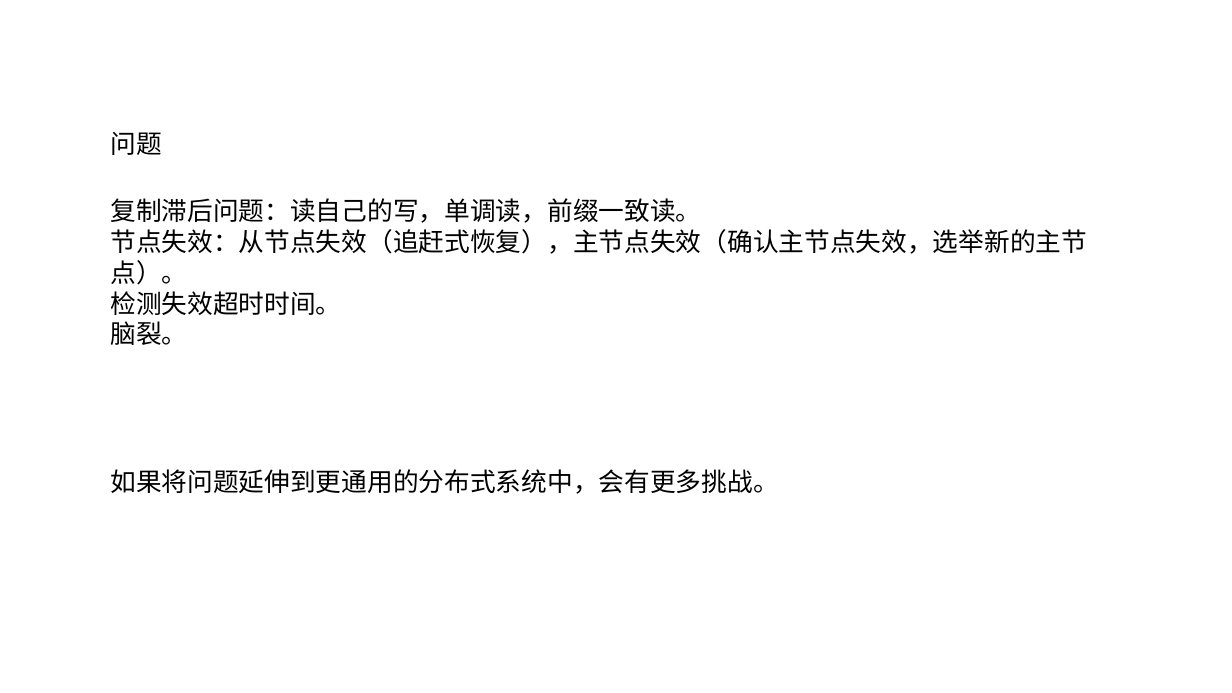
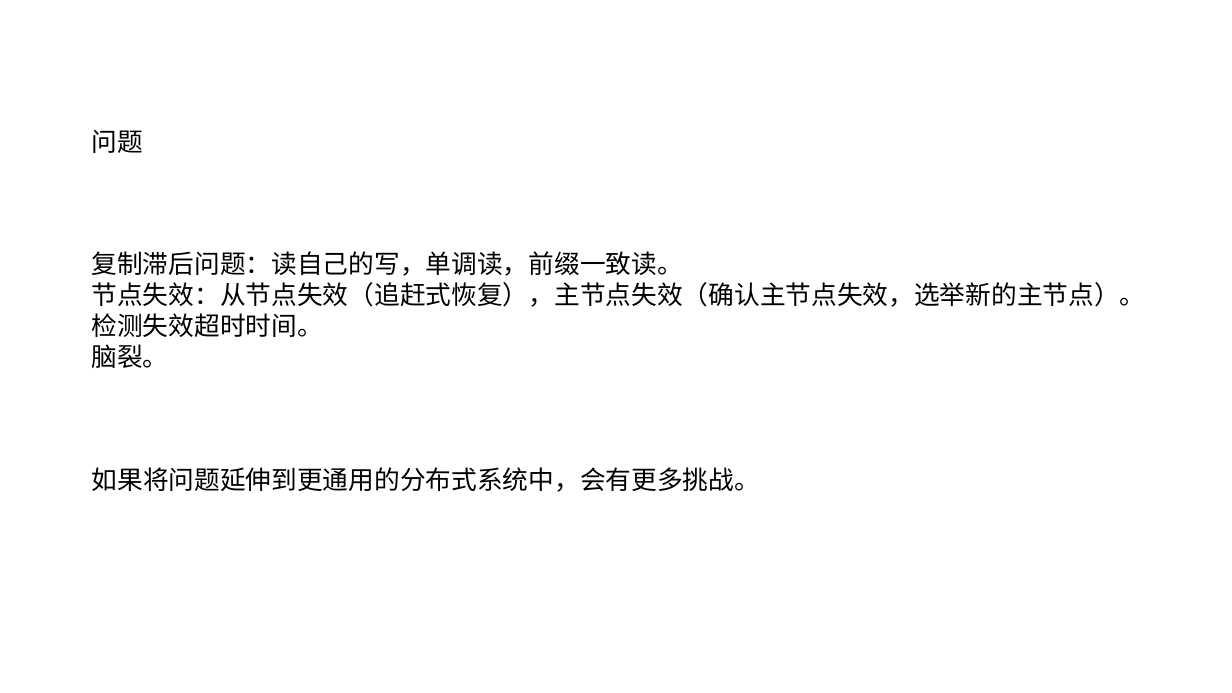
Before and after one commit to zozospider/note, a slide deck: slide 10 of data-system/ZooKeeper_share1_v3.pptx. Drawn at 1232x693 pixels with LibreOffice and Linux fonts; fonts in the diff are those of the drawing. Boxes give left, top, right and bottom in pixels: in the first picture for what was removed or moved away, otherwise in the second. Text is boxed around its words. In the diff, an @@ line names an element or a change of style, - is before the commit and + after.

```diff
--- a/data-system/ZooKeeper_share1_v3.pptx
+++ b/data-system/ZooKeeper_share1_v3.pptx
@@ text "问题": place and size @@
-text "问题" at bbox=[110, 132, 161, 155]
+text "问题" at bbox=[92, 130, 143, 153]
@@ text "复制滞后问题：读自己的写，单调读，前缀一致读。" rewrapped from bbox=[110, 198, 1087, 345] to bbox=[92, 251, 1146, 368] @@
@@ text "如果将问题延伸到更通用的分布式系统中，会有更多挑战。": place and size @@
-text "如果将问题延伸到更通用的分布式系统中，会有更多挑战。" at bbox=[110, 469, 778, 494]
+text "如果将问题延伸到更通用的分布式系统中，会有更多挑战。" at bbox=[92, 467, 760, 492]
```
Also in this commit, not shown: 13 other slides changed, 2 slides added, 1 slide removed.
